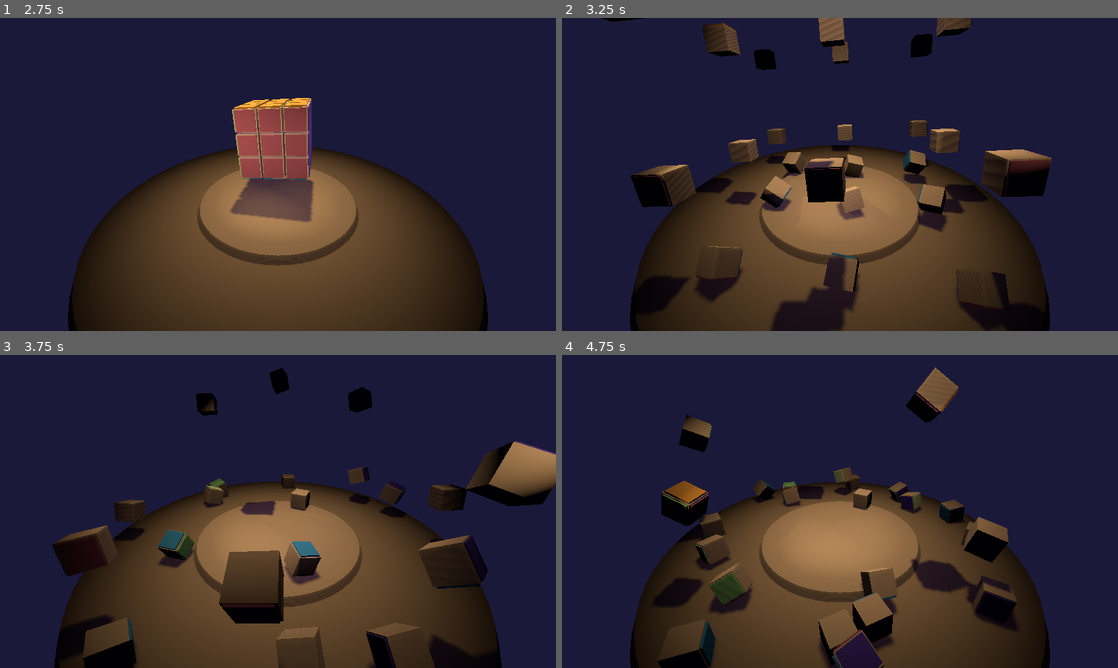
Above: before the commit, frames 1-4 (two rows, left to right).
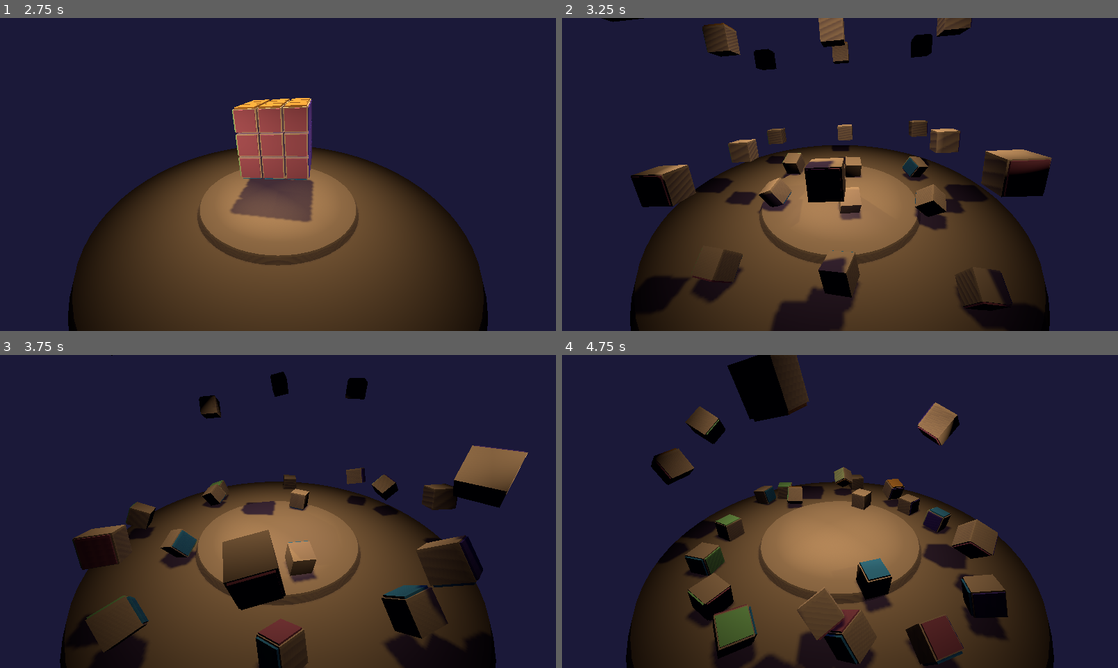
Above: after the commit, the same moments.

Repository: bitwise-aiden/gwj53
Game: Godot game, scene res://source/game/game.tscn
Two runs of this game, one before a commit and one after it. Both use one fixed random seed, a clock stepped at 60 frames per second and the inputs below.
Inputs (mouse positions are in pixels of both pictures, inside the frame that each line leads up to):
- Up to frame 1 (2.75 s): tap Enter at 0.5, 1.35 s; move the mouse to (400, 158) at 0.52 s; hold D 0.53-1.28 s; hold Enter 0.53-1.28 s; click (400, 158) at 0.67 s; move the mouse to (166, 190) at 1.27 s; hold S 1.28-2.03 s; click (166, 190) at 1.42 s; move the mouse to (333, 105) at 2.02 s; hold D from 2.03 s (still down); hold Enter from 2.03 s (still down); click (333, 105) at 2.17 s
- Up to frame 2 (3.25 s): move the mouse to (812, 237) at 2.77 s; release D at 2.78 s; release Enter at 2.78 s; hold W from 2.78 s (still down); tap Enter at 2.85 s; click (812, 237) at 2.92 s
- Up to frame 3 (3.75 s): move the mouse to (444, 558) at 3.52 s; release W at 3.53 s; hold A from 3.53 s (still down); hold Enter from 3.53 s (still down); click (444, 558) at 3.67 s
- Up to frame 4 (4.75 s): keep holding A; move the mouse to (673, 464) at 4.27 s; release Enter at 4.28 s; tap Enter at 4.35 s; click (673, 464) at 4.42 s

Frame 1 is identical in both runs. In frame 2, 2.1% of the frame differs, in the area x 23-81%, y 42-94%; in frame 3, 13%; in frame 4, 20%, in the area x 11-89%, y 0-100%.

Commit message:
Fix colliders

Diff:
--- a/source/game/game.tscn
+++ b/source/game/game.tscn
@@ -17,7 +17,7 @@
 "
 
 [sub_resource type="BoxShape" id=2]
-extents = Vector3( 0.5, 0.5, 0.5 )
+extents = Vector3( 0.7, 0.7, 0.7 )
 
 [sub_resource type="SpatialMaterial" id=8]
 albedo_color = Color( 0.85098, 0.635294, 0.411765, 1 )
@@ -840,7 +840,7 @@
 [node name="floor" type="StaticBody" parent="world"]
 
 [node name="collider" type="CollisionShape" parent="world/floor"]
-transform = Transform( 1, 0, 0, 0, 1, 0, 0, 0, 1, 0, -5.7, 0 )
+transform = Transform( 1, 0, 0, 0, 1, 0, 0, 0, 1, 0, -6, 0 )
 shape = SubResource( 25 )
 
 [node name="mesh" type="MeshInstance" parent="world/floor"]
@@ -851,7 +851,7 @@
 [node name="plinth" type="StaticBody" parent="world"]
 
 [node name="collider" type="CollisionShape" parent="world/plinth"]
-transform = Transform( 1, 0, 0, 0, 1, 0, 0, 0, 1, 0, -5.7, 0 )
+transform = Transform( 1, 0, 0, 0, 1, 0, 0, 0, 1, 0, -6, 0 )
 shape = SubResource( 26 )
 
 [node name="mesh" type="MeshInstance" parent="world/plinth"]
--- a/source/game/state/state_assemble.gd
+++ b/source/game/state/state_assemble.gd
@@ -18,7 +18,7 @@
 func _init(tree: SceneTree, cube: Cube).(tree, cube) -> void:
 	__camera = _cube.get_viewport().get_camera()
 	__camera_origin = __camera.translation
-	__camera_zoom = (Vector3(0.0, -3.0, 0.0) - __camera_origin).normalized() * 5.0 + __camera_origin
+	__camera_zoom = (Vector3(0.0, -3.0, 0.0) - __camera_origin).normalized() * 3.0 + __camera_origin
 
 
 func process(delta: float) -> void:
@@ -38,9 +38,16 @@
 
 	if Input.is_mouse_button_pressed(BUTTON_LEFT):
 		if __action == Action.Select && __over:
+			__over.sleeping = true
 			__action = Action.Place
 			__pan(__camera_zoom)
 	elif __action == Action.Place:
+		__over.sleeping = false
+
+		var direction: Vector3 = (__over.global_translation - _cube.global_translation)
+#		direction.y = -0.5
+#		__over.apply_impulse(Vector3.ZERO, direction.normalized() * 250.0)
+
 		__action = Action.Select
 		__pan(__camera_origin)
 
